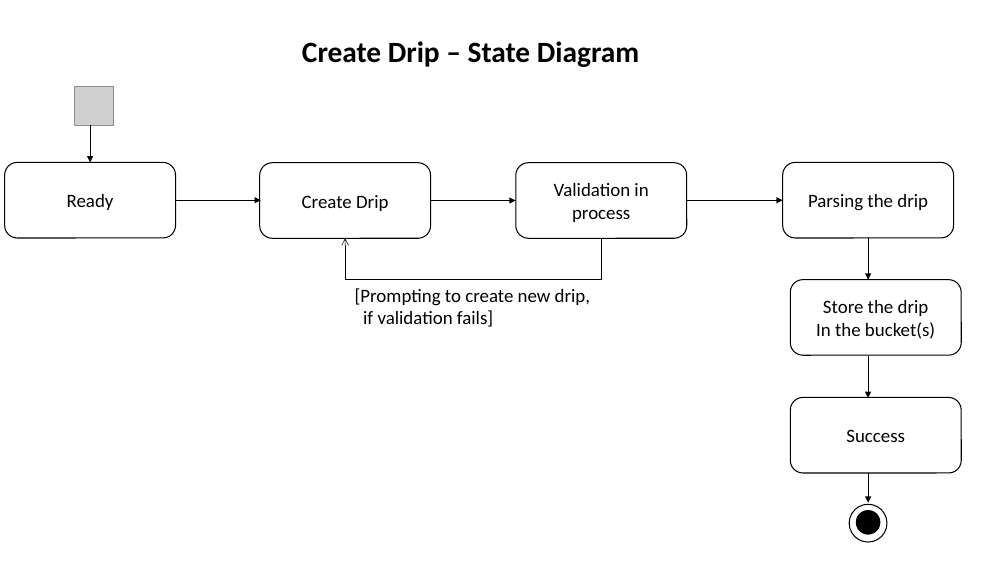
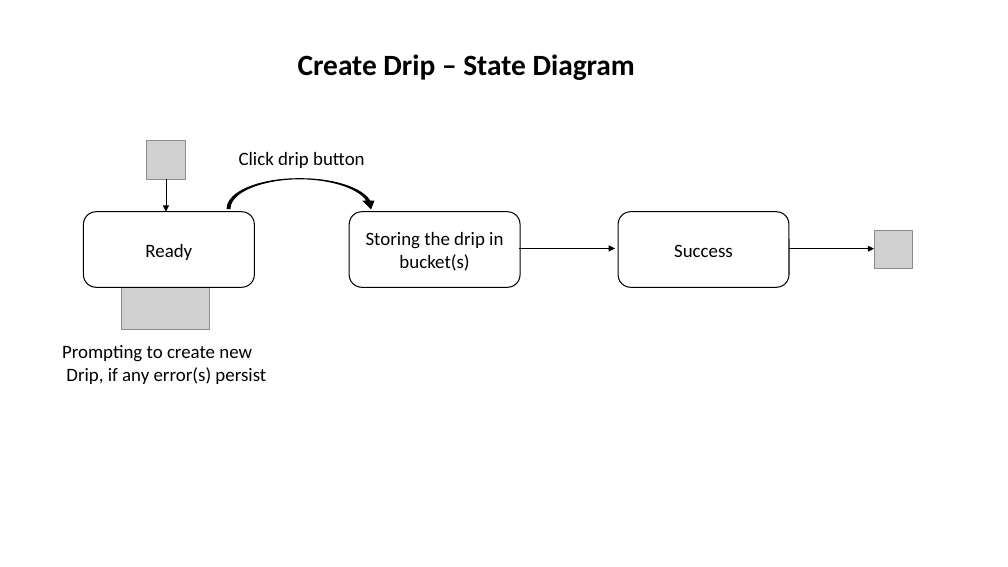
Before and after one commit to CS506/fall2016-group1, a slide deck: slide 1 of docs/sprint2/archives/create-drip-state-diagram.pptx. Drawn at 1008x567 pixels with LibreOffice and Linux fonts; fonts in the diff are those of the drawing; grey boxes stand for pictures. Boxes give left, top, right and bottom in pixels: in the first picture for what was removed or moved away, otherwise in the second. Text is boxed around its words. In the diff, an @@ line names an element or a change of style, - is before the commit and + after.

```diff
--- a/docs/sprint2/archives/create-drip-state-diagram.pptx
+++ b/docs/sprint2/archives/create-drip-state-diagram.pptx
@@ text "Create Drip – State Diagram": place and size @@
-text "Create Drip – State Diagram" at <box>302,41,639,67</box>
+text "Create Drip – State Diagram" at <box>298,54,635,80</box>
@@ picture: place and size @@
-picture at <box>74,87,113,126</box>
+picture at <box>147,141,185,179</box>
@@ arrow moved from (90, 126) - (90, 163) to (166, 179) - (166, 212) @@
@@ curved down arrow added at <box>227,178,376,208</box>, fill #000000, outline #000000 1 pt @@
@@ text added at <box>239,152,365,168</box>, 18 pt, text #000000 @@
+Click drip button
@@ rounded rectangle removed at <box>260,163,431,238</box> @@
-Create Drip
@@ rounded rectangle removed at <box>516,163,687,238</box> @@
-Validation in process
@@ rounded rectangle removed at <box>783,163,954,238</box> @@
-Parsing the drip
@@ arrow removed from (158, 200) to (261, 200) @@
@@ rounded rectangle "Ready": place and size @@
-rounded rectangle "Ready" at <box>5,163,175,238</box>
+rounded rectangle "Ready" at <box>83,212,254,287</box>
@@ arrow removed from (346, 280) to (346, 238) @@
@@ rounded rectangle "Storing the drip in bucket(s)": place and size @@
-rounded rectangle "Storing the drip in bucket(s)" at <box>790,280,961,355</box>
+rounded rectangle "Storing the drip in bucket(s)" at <box>349,212,520,287</box>
@@ text in rounded rectangle at <box>366,232,503,271</box>: text changed @@
-Store the drip
-In the bucket(s)
+Storing the drip in bucket(s)
@@ line removed from (601, 238) to (601, 280) @@
@@ rounded rectangle "Success": place and size @@
-rounded rectangle "Success" at <box>790,398,961,473</box>
+rounded rectangle "Success" at <box>619,212,789,287</box>
@@ arrow removed from (868, 238) to (868, 280) @@
@@ picture added at <box>874,230,913,268</box> @@
@@ arrow moved from (431, 200) - (516, 200) to (520, 249) - (615, 249) @@
@@ arrow moved from (687, 200) - (783, 200) to (789, 249) - (874, 249) @@
@@ picture added at <box>122,287,209,329</box> @@
@@ line removed from (601, 280) to (346, 280) @@
@@ text at <box>62,345,266,384</box>: text changed @@
-[Prompting to create new drip,
-if validation fails]
+Prompting to create new
+Drip, if any error(s) persist
@@ arrow removed from (868, 356) to (868, 398) @@
@@ arrow removed from (868, 473) to (868, 503) @@
@@ ellipse removed at <box>849,504,887,542</box> @@
@@ ellipse removed at <box>857,510,880,534</box> @@
```
Also in this commit, not shown: 1 other file.
